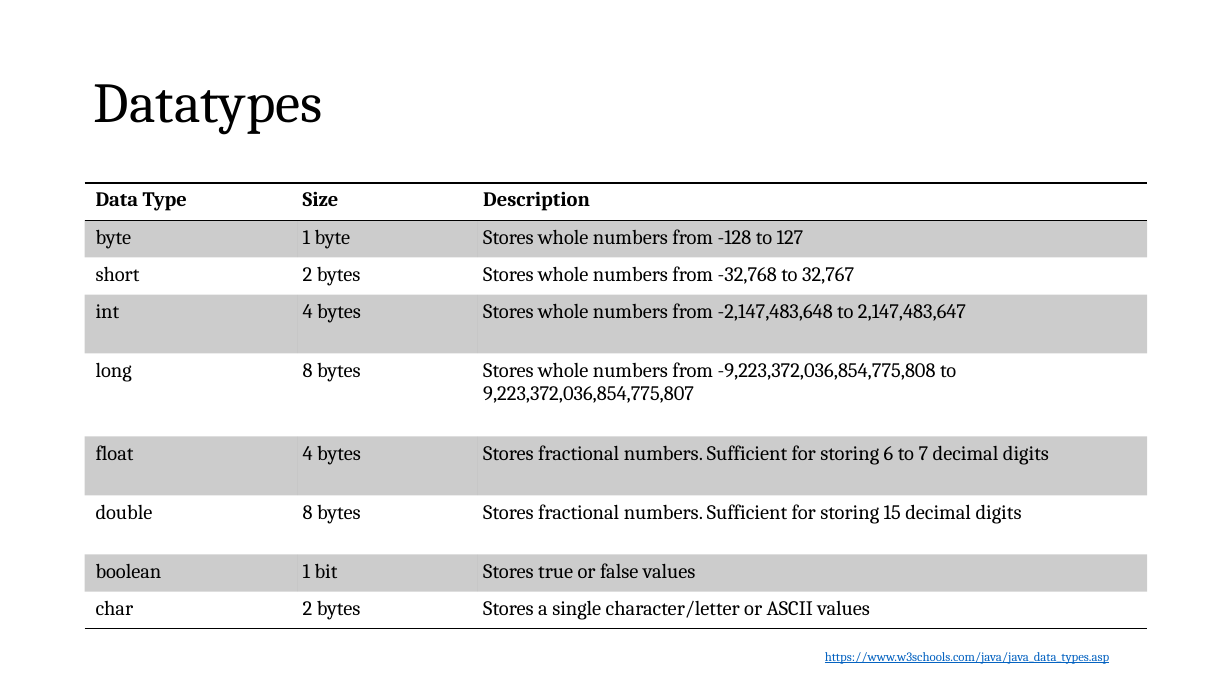
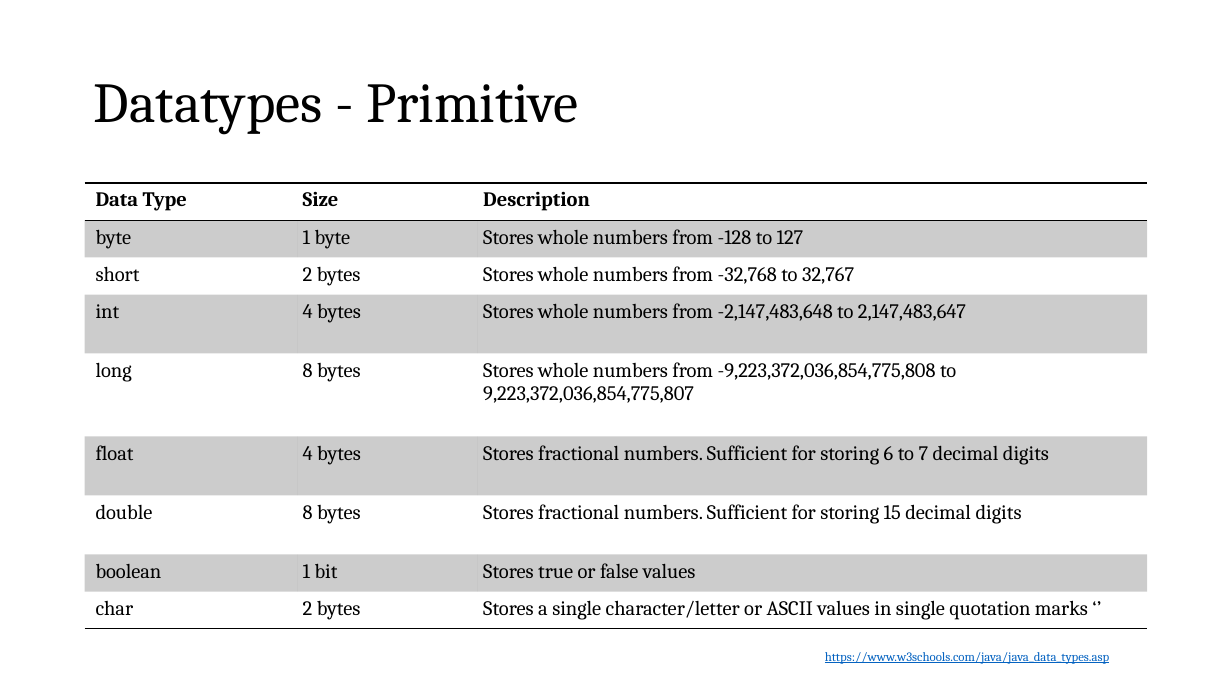
Before and after one commit to telmerie/learning-java, a slide deck: slide 9 of Java.pptx (slide 8 before the commit). Drawn at 1232x693 pixels with LibreOffice and Linux fonts; fonts in the diff are those of the drawing. Boxes give left, top, right and bottom in pixels: in the first picture for what was removed or moved away, otherwise in the second. Text is boxed around its words. In the diff, an @@ line names an element or a change of style, - is before the commit and + after.

```diff
--- a/Java.pptx
+++ b/Java.pptx
@@ title at (94, 84, 579, 134): text changed @@
-Datatypes
+Datatypes - Primitive
@@ table at (85, 183, 1148, 629) @@
-row 9, column 3: Stores a single character/letter or ASCII values
+row 9, column 3: Stores a single character/letter or ASCII values in single quotation marks ‘’
```
Also in this commit, not shown: 5 other slides changed, 4 slides added.
